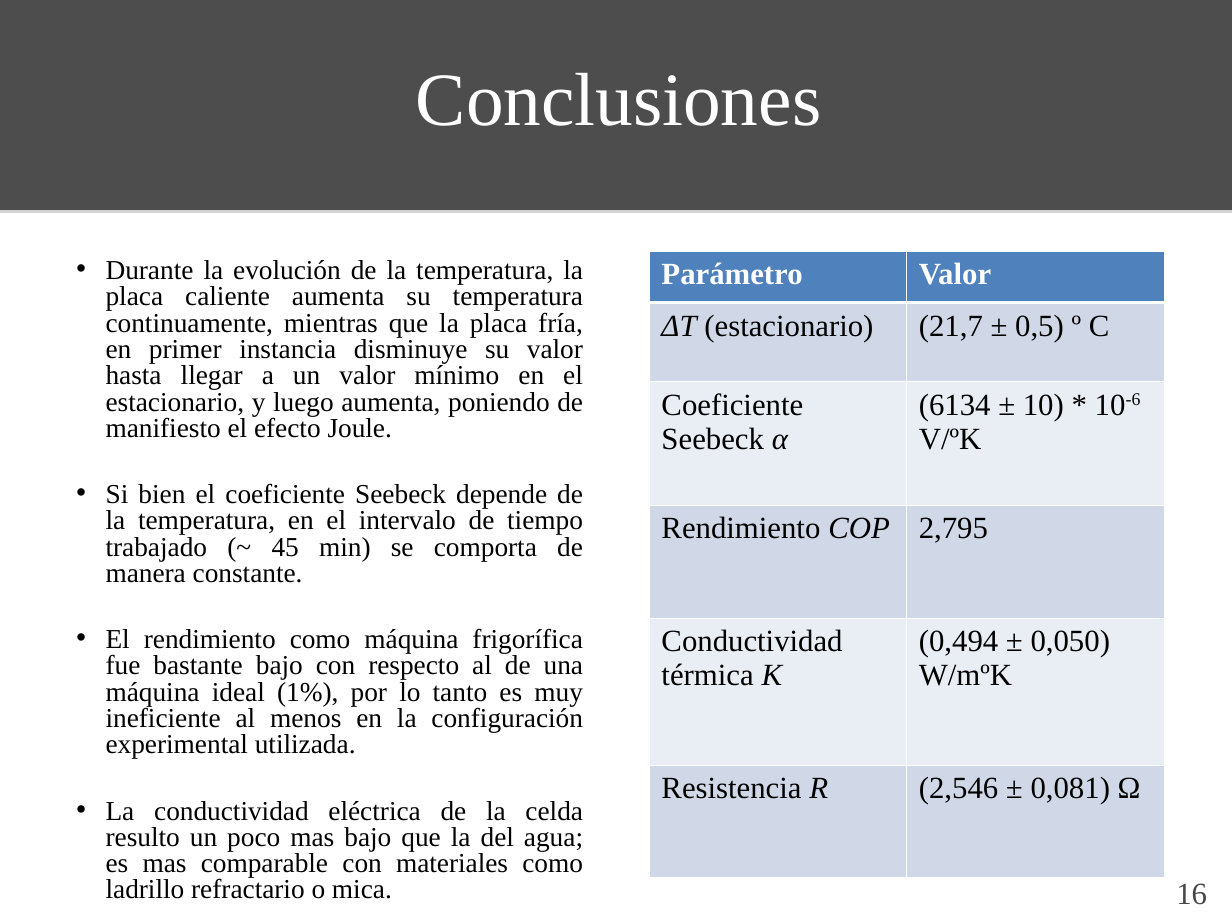
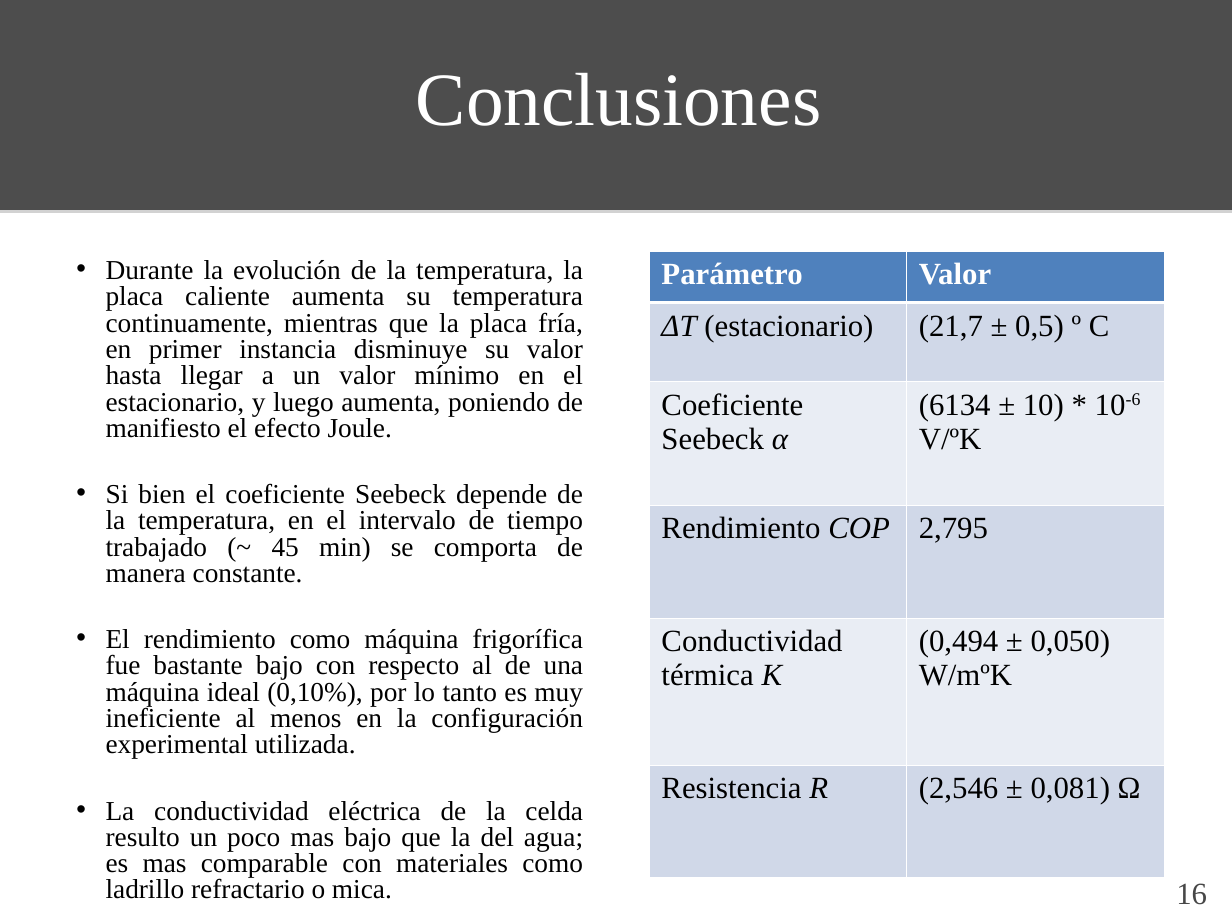
Before and after one commit to ignaciop/laboratorio4, a slide deck: slide 16 of practica_especial/presentacion/presentacion_pe.ppt. Drawn at 1232x924 pixels with LibreOffice and Linux fonts; fonts in the diff are those of the drawing. Boxes give left, top, right and bottom in pixels: in the first picture for what was removed or moved away, otherwise in the second. Text is boxed around its words. In the diff, an @@ line names an element or a change of style, - is before the commit and + after.

Commit message:
Presentacion PE en ppt y pdf

```diff
--- a/practica_especial/presentacion/presentacion_pe.ppt
+++ b/practica_especial/presentacion/presentacion_pe.ppt
@@ subtitle at (106, 628, 583, 758): text changed @@
-• El rendimiento como máquina frigorífica fue bastante bajo con respecto al de una máquina ideal (1%), por lo tanto es muy ineficiente al menos en la configuración experimental utilizada.
+• El rendimiento como máquina frigorífica fue bastante bajo con respecto al de una máquina ideal (0,10%), por lo tanto es muy ineficiente al menos en la configuración experimental utilizada.
```
Also in this commit, not shown: 1 other slide changed, 1 other file.
